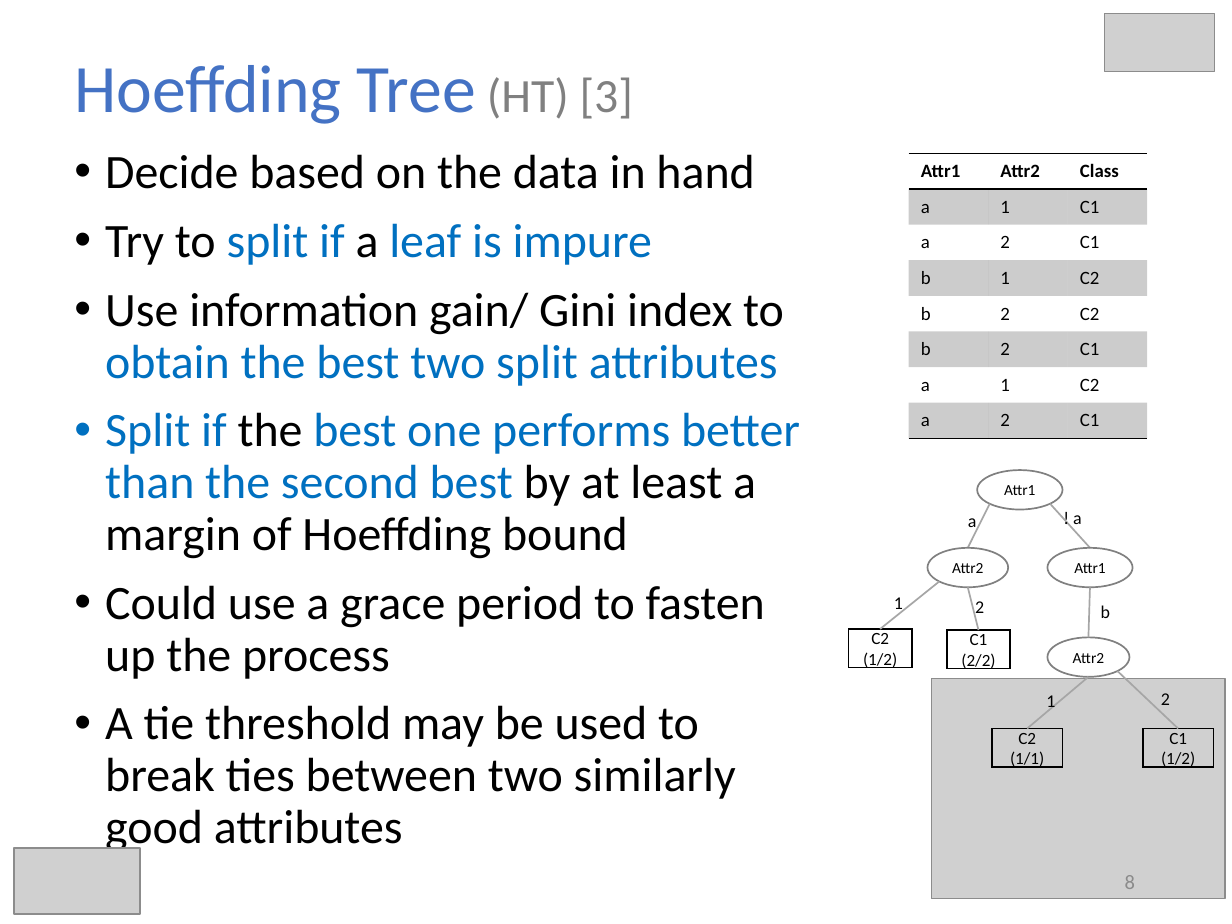
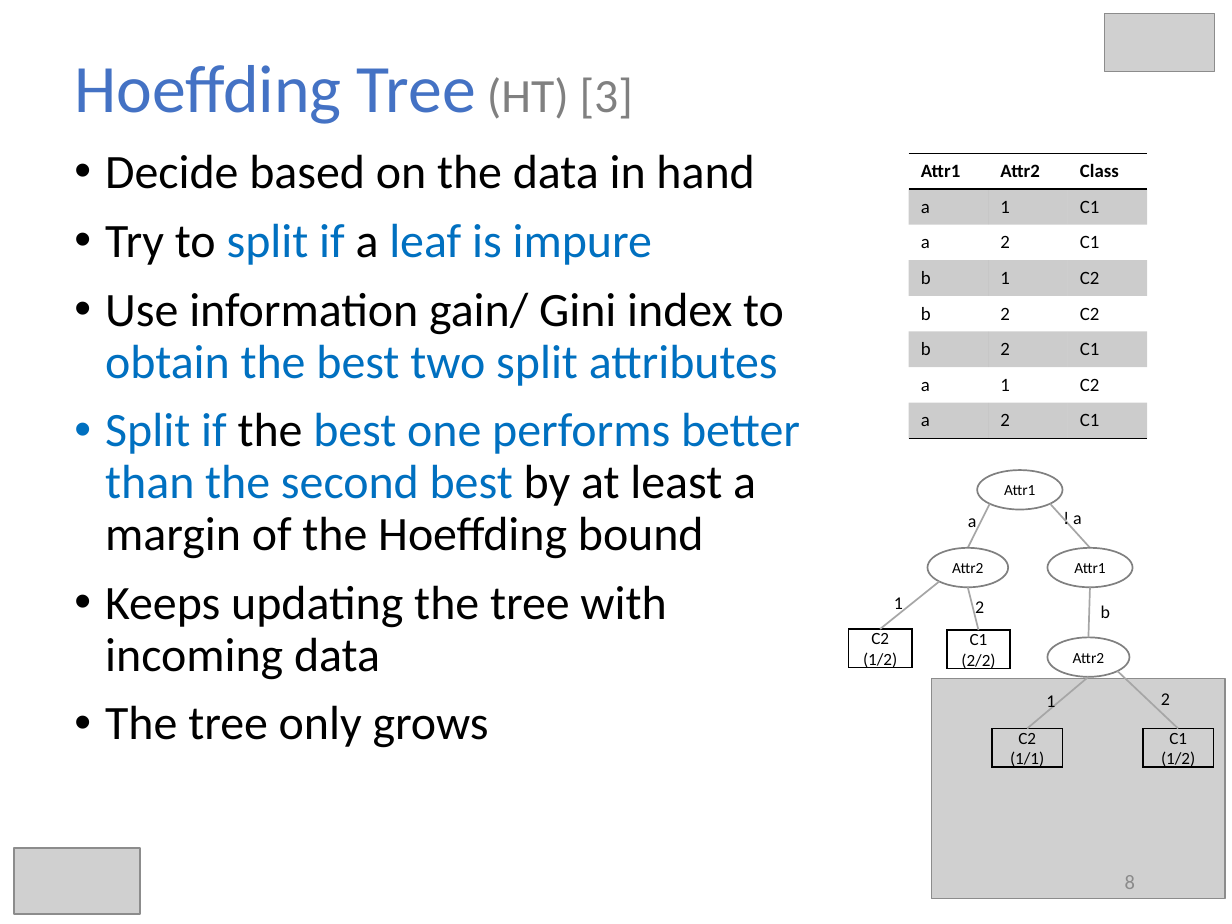
Before and after one commit to hmsgit/minestream, a slide deck: slide 8 of presentation/thesis.pptx. Drawn at 1232x924 pixels with LibreOffice and Linux fonts; fonts in the diff are those of the drawing; grey boxes stand for pictures. Boxes give left, top, right and bottom in pixels: in the first picture for what was removed or moved away, otherwise in the second. Text is boxed around its words. In the diff, an @@ line names an element or a change of style, - is before the commit and + after.

```diff
--- a/presentation/thesis.pptx
+++ b/presentation/thesis.pptx
@@ text at [105,412,800,748]: text changed @@
-• Split if the best one performs better than the second best by at least a margin of Hoeffding bound
-• Could use a grace period to fasten up the process
-• A tie threshold may be used to break ties between two similarly good attributes
+• Split if the best one performs better than the second best by at least a margin of the Hoeffding bound
+• Keeps updating the tree with incoming data
+• The tree only grows
```
Also in this commit, not shown: 23 other slides changed, 2 slides removed, 9 other files.
